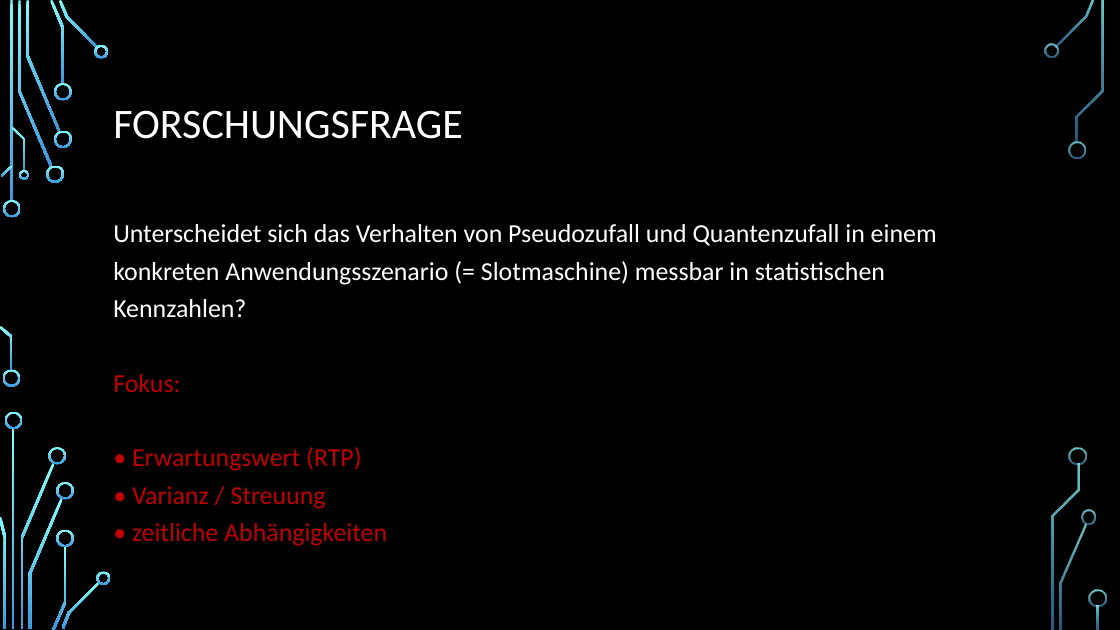
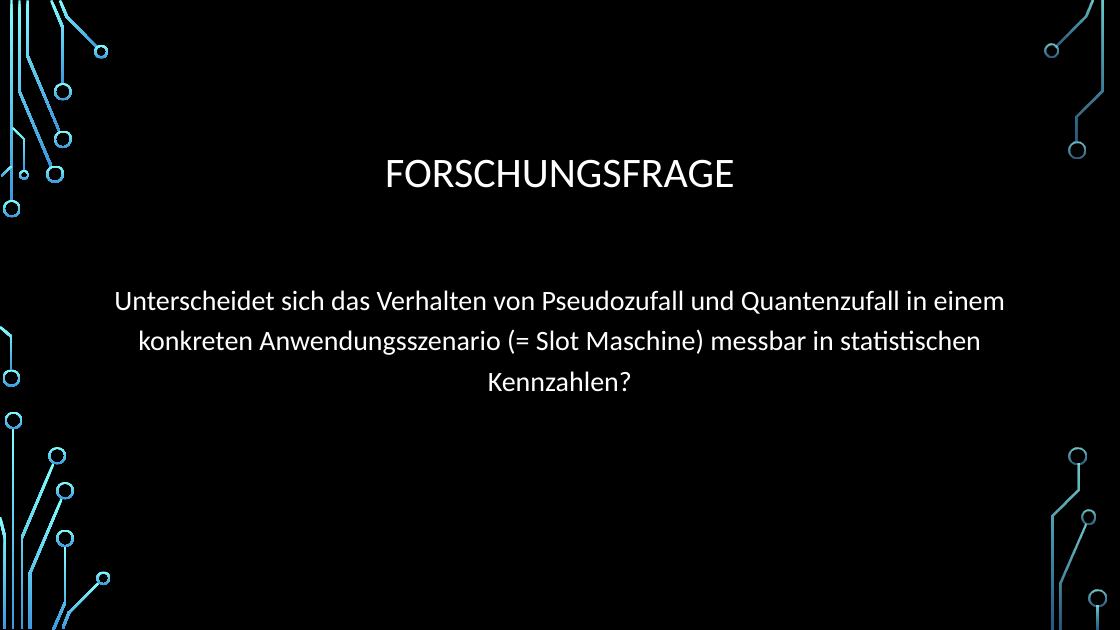
Before and after one commit to freiheits-stack/slot_project, a slide deck: slide 4 of docs/Spiel_Quantenzufall_Präsentation.pptx. Drawn at 1120x630 pixels with LibreOffice and Linux fonts; fonts in the diff are those of the drawing; background and template pictures are left out. Boxes give left, top, right and bottom in pixels: in the first picture for what was removed or moved away, otherwise in the second. Text is boxed around its words. In the diff, an @@ line names an element or a change of style, - is before the commit and + after.

```diff
--- a/docs/Spiel_Quantenzufall_Präsentation.pptx
+++ b/docs/Spiel_Quantenzufall_Präsentation.pptx
@@ title "FORSCHUNGSFRAGE": place and size @@
-title "FORSCHUNGSFRAGE" at (113,110,463,139)
+title "FORSCHUNGSFRAGE" at (385,159,735,188)
@@ title "FORSCHUNGSFRAGE" at (385,159,735,188): alignment left to centre @@
@@ text at (114,290,1005,392): text changed; size 22.2 to 24 pt @@
-Unterscheidet sich das Verhalten von Pseudozufall und Quantenzufall in einem konkreten Anwendungsszenario (= Slotmaschine) messbar in statistischen Kennzahlen?
-Fokus:
-• Erwartungswert (RTP)
-• Varianz / Streuung
-• zeitliche Abhängigkeiten
+Unterscheidet sich das Verhalten von Pseudozufall und Quantenzufall in einem konkreten Anwendungsszenario (= Slot Maschine) messbar in statistischen Kennzahlen?
```
Also in this commit, not shown: 8 other slides changed, 8 slides added, 8 slides removed, 2 other files.
